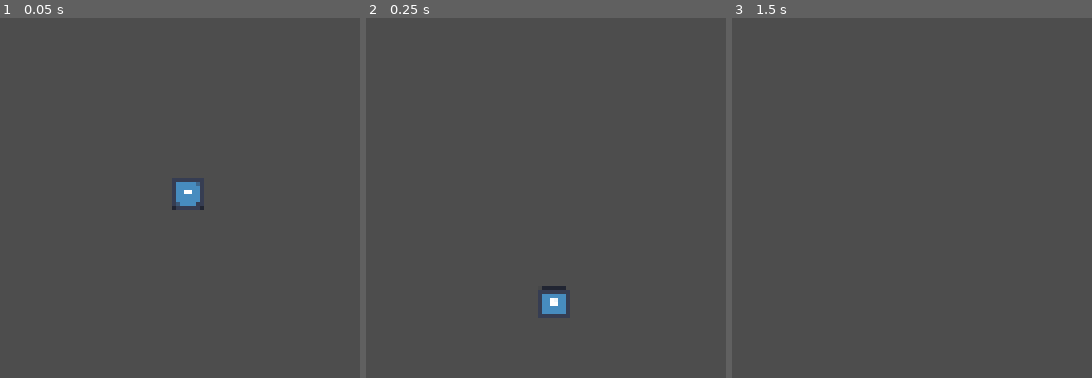
Above: before the commit, frames 1-3 (left to right).
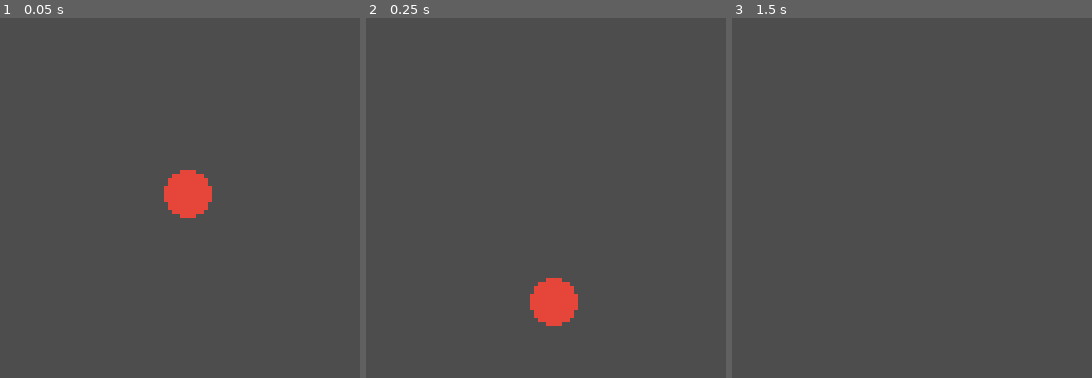
Above: after the commit, the same moments.

Repository: songbirdgamedev/20-second-game-jam-2025
Game: Godot game, scene res://scenes/game.tscn
Two runs of this game, one before a commit and one after it. Both use one fixed random seed, a clock stepped at 60 frames per second and the inputs below. The engine's default icon, where the game draws it, is replaced by a stand-in: a white triangle on a blue panel in a dark square.
Inputs:
- Up to frame 1 (0.05 s): no input
- Up to frame 2 (0.25 s): no input
- Up to frame 3 (1.5 s): tap Enter at 1.25 s

The runs differ from the first frame. In frame 1, 1.4% of the frame differs, in the area x 45-59%, y 42-56%; in frame 2, 1.4%; in frame 3, nothing differs.

Commit message:
Add ball sprite

Diff:
--- a/scenes/ball.tscn
+++ b/scenes/ball.tscn
@@ -1,6 +1,6 @@
 [gd_scene load_steps=3 format=3 uid="uid://st83ble0n8b7"]
 
-[ext_resource type="Texture2D" uid="uid://ccgxtcdqickaw" path="res://icon.svg" id="1_7s4qf"]
+[ext_resource type="Texture2D" uid="uid://xtpv341vp5g1" path="res://assets/sprites/ball.png" id="1_7s4qf"]
 
 [sub_resource type="CircleShape2D" id="CircleShape2D_n1dj2"]
 radius = 6.0
@@ -12,5 +12,4 @@
 
 [node name="Sprite2D" type="Sprite2D" parent="."]
 position = Vector2(-2.3841858e-07, 2.3841858e-07)
-scale = Vector2(0.062499996, 0.062499996)
 texture = ExtResource("1_7s4qf")
Binary file added: assets/sprites/ball.png
Not shown, added: assets/sprites/ball.png.import
